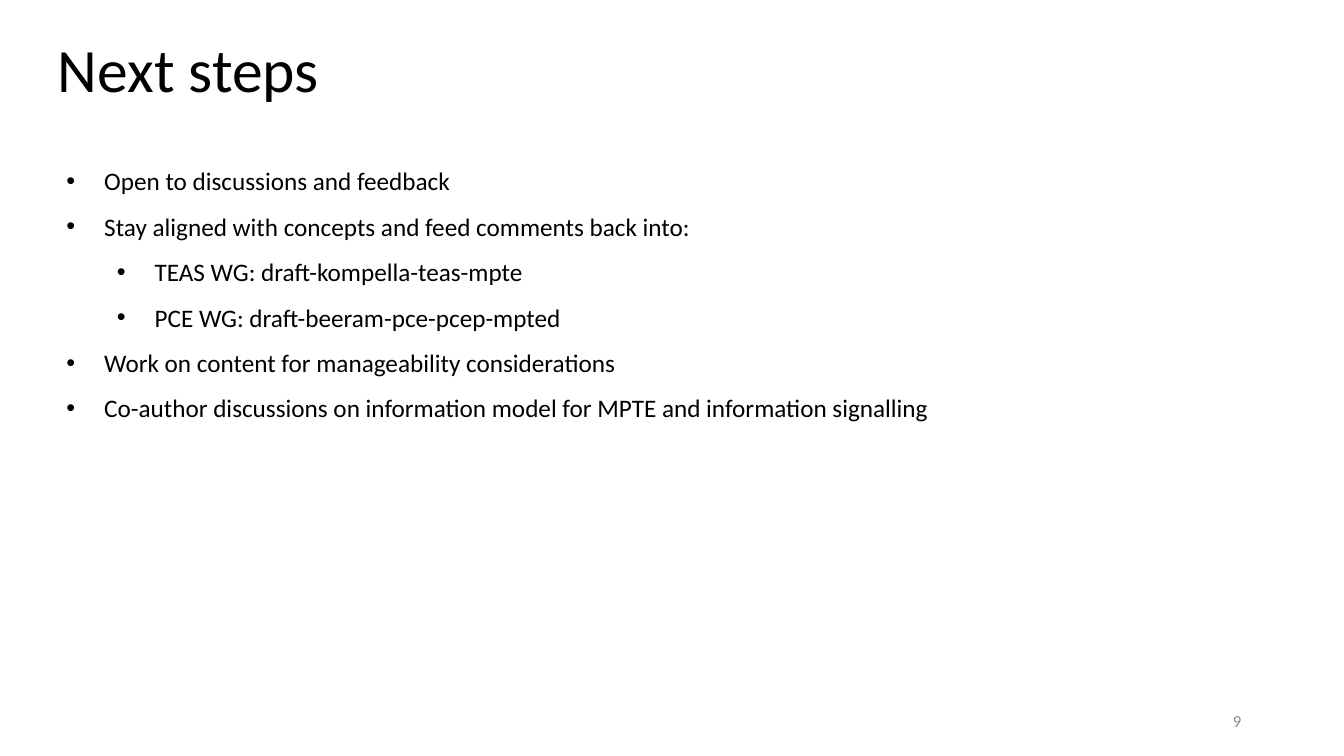
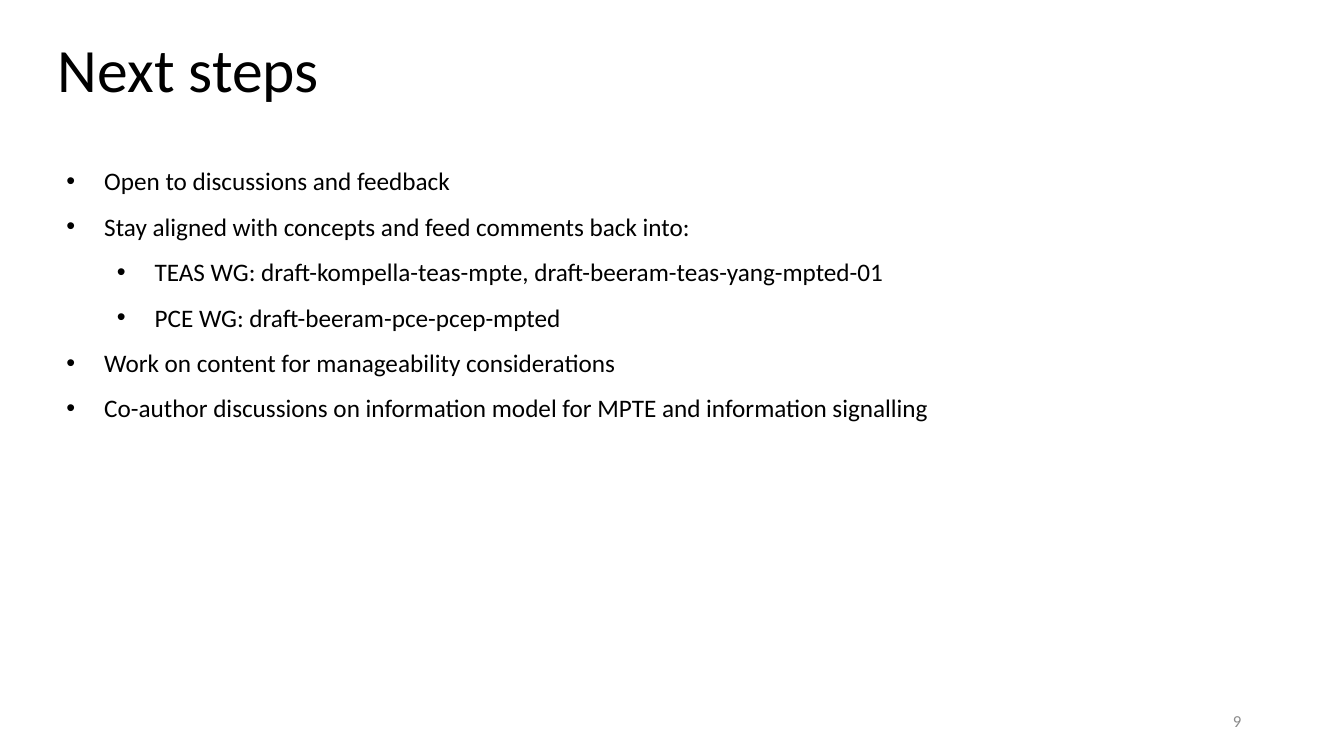
Before and after one commit to astone282/draft-stone-spring-mpte-sr, a slide deck: slide 9 of ietf124-draft-stone-spring-mpte-sr.pptx. Drawn at 1344x756 pixels with LibreOffice and Linux fonts; fonts in the diff are those of the drawing. Boxes give left, top, right and bottom in pixels: in the first picture for what was removed or moved away, otherwise in the second. Text is boxed around its words. In the diff, an @@ line names an element or a change of style, - is before the commit and + after.

Commit message:
updated 124 slides

```diff
--- a/ietf124-draft-stone-spring-mpte-sr.pptx
+++ b/ietf124-draft-stone-spring-mpte-sr.pptx
@@ text at [155,263,883,286]: text changed @@
-  • TEAS WG: draft-kompella-teas-mpte
+  • TEAS WG: draft-kompella-teas-mpte, draft-beeram-teas-yang-mpted-01
```
Also in this commit, not shown: 1 other file.
